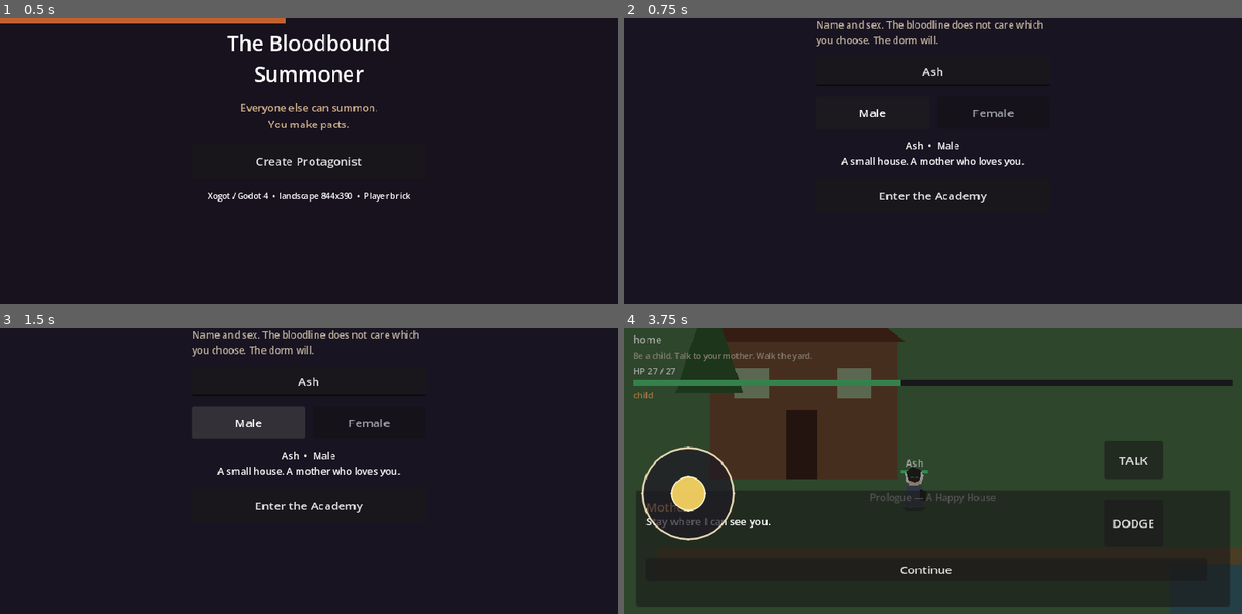
Above: before the commit, frames 1-4 (two rows, left to right).
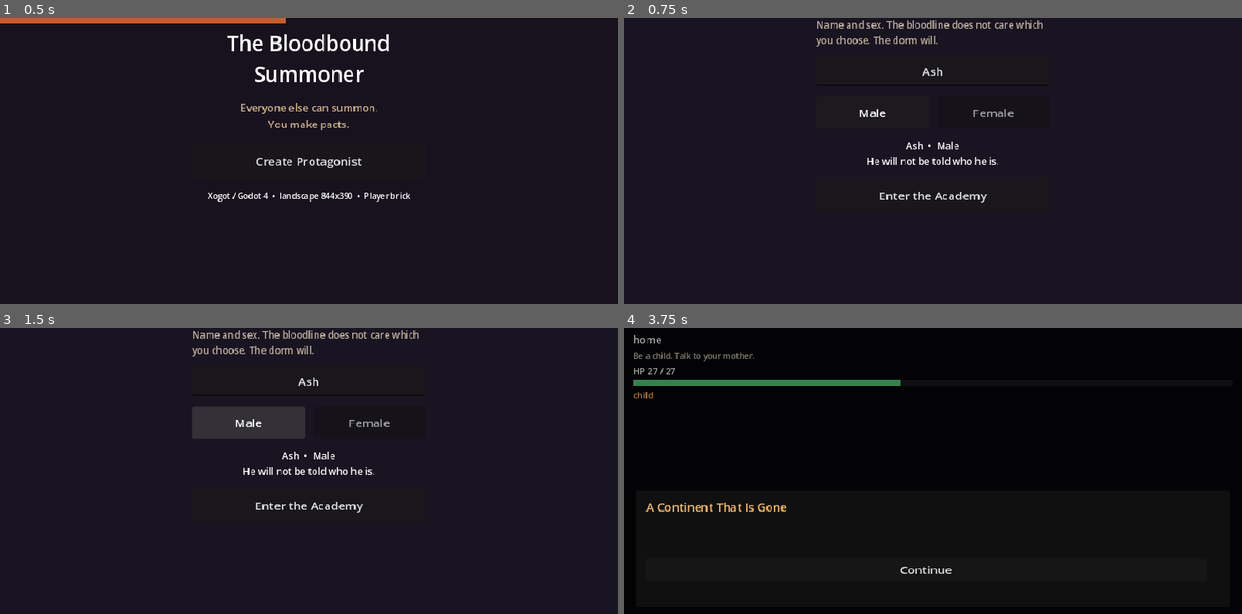
Above: after the commit, the same moments.

Repository: sk7hg824nn-ux/bloodbound-summoner
Game: Godot game, scene res://scenes/boot/Boot.tscn
Same seed, same stepped clock (60 frames per second), same inputs: the game is played once before the commit and once after it.
Inputs:
- Up to frame 1 (0.5 s): no input
- Up to frame 2 (0.75 s): click "Create Protagonist" at 0.5 s
- Up to frame 3 (1.5 s): click "Male" at 1.25 s
- Up to frame 4 (3.75 s): click "Female" at 2 s; click "Enter the Academy" at 2.75 s; click "Continue" at 3.5 s

Frame 1 is identical in both runs. In frame 2, 0.4% of the frame differs, in the area x 35-65%, y 48-52%; in frame 3, 0.4%; in frame 4, 87%, in the area x 0-100%, y 0-100%.

Commit message:
Canon: cinematic prologue only. Ash knows nothing. Skip playable childhood.

Diff:
--- /dev/null
+++ b/scenes/world/Prologue.tscn
@@ -0,0 +1,16 @@
+[gd_scene load_steps=3 format=3 uid="uid://prologue001"]
+
+[ext_resource type="Script" path="res://scripts/world/prologue_runner.gd" id="1_pr"]
+[ext_resource type="PackedScene" path="res://scenes/ui/HUD.tscn" id="2_hud"]
+
+[node name="Prologue" type="Node2D"]
+script = ExtResource("1_pr")
+
+[node name="Black" type="ColorRect" parent="."]
+offset_left = -40.0
+offset_top = -40.0
+offset_right = 900.0
+offset_bottom = 450.0
+color = Color(0.02, 0.02, 0.03, 1)
+
+[node name="HUD" parent="." instance=ExtResource("2_hud")]
--- a/scripts/boot/character_create.gd
+++ b/scripts/boot/character_create.gd
@@ -24,7 +24,7 @@
 	var n := name_edit.text.strip_edges()
 	if n.is_empty():
 		n = "Ash"
-	preview.text = "%s  •  %s\nA small house. A mother who loves you." % [n, "Male" if _sex == GameState.Sex.MALE else "Female"]
+	preview.text = "%s  •  %s\nHe will not be told who he is." % [n, "Male" if _sex == GameState.Sex.MALE else "Female"]
 
 func _process(_delta: float) -> void:
 	_refresh()
@@ -38,4 +38,4 @@
 	Campaign.reset()
 	Bricks.reset()
 	GameState.set_identity(n, _sex)
-	get_tree().change_scene_to_file("res://scenes/world/Childhood.tscn")
+	get_tree().change_scene_to_file("res://scenes/world/Prologue.tscn")
--- /dev/null
+++ b/scripts/story/origin_cutscene.gd
@@ -0,0 +1,14 @@
+extends RefCounted
+class_name OriginCutscene
+
+static func beats(name: String) -> Array:
+	return [
+		{"type": "say", "speaker": "A Continent That Is Gone", "lines": ["A king. A queen. A castle that thought it would last."]},
+		{"type": "say", "speaker": "The Night", "lines": ["The gates do not hold. Fire takes the courts. The king falls where he stands."]},
+		{"type": "say", "speaker": "His Mother", "lines": ["She does not stay to name the reason. She runs with what she can carry."]},
+		{"type": "say", "speaker": "A Quiet House", "lines": ["Years. Bread. A creek. A woman who loves him and does not explain the road she took."]},
+		{"type": "say", "speaker": "The Years", "lines": ["He grows. He is called %s. He is not told the rest."]},
+		{"type": "say", "speaker": name, "lines": ["Eighteen. The academy will take anyone who can bleed on a seal."]},
+		{"type": "say", "speaker": "His Mother", "lines": ["Go. Do not look back the way I look back."]},
+		{"type": "say", "speaker": "", "lines": ["—"]},
+	]
--- /dev/null
+++ b/scripts/world/prologue_runner.gd
@@ -0,0 +1,14 @@
+extends Node2D
+
+func _ready() -> void:
+	GameState.era = "child"
+	var cut := CutsceneDirector.new()
+	add_child(cut)
+	cut.finished.connect(_to_academy)
+	cut.play(OriginCutscene.beats(GameState.player_name))
+
+func _to_academy() -> void:
+	GameState.set_flag("prologue_done")
+	GameState.era = "academy"
+	GameState.location = "courtyard"
+	get_tree().change_scene_to_file("res://scenes/world/Academy.tscn")
Not shown, added: docs/PROLOGUE.md
